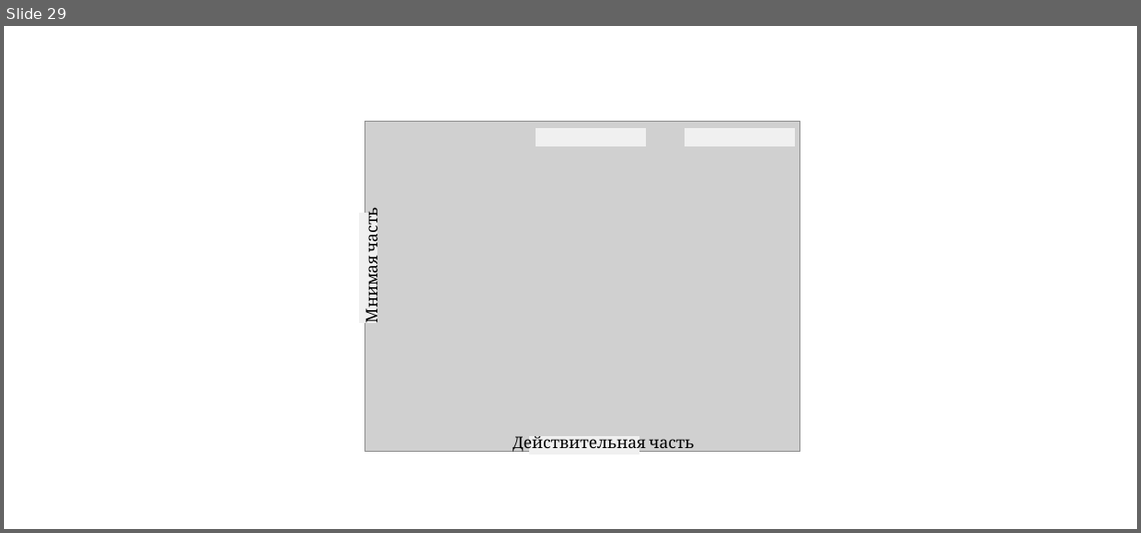
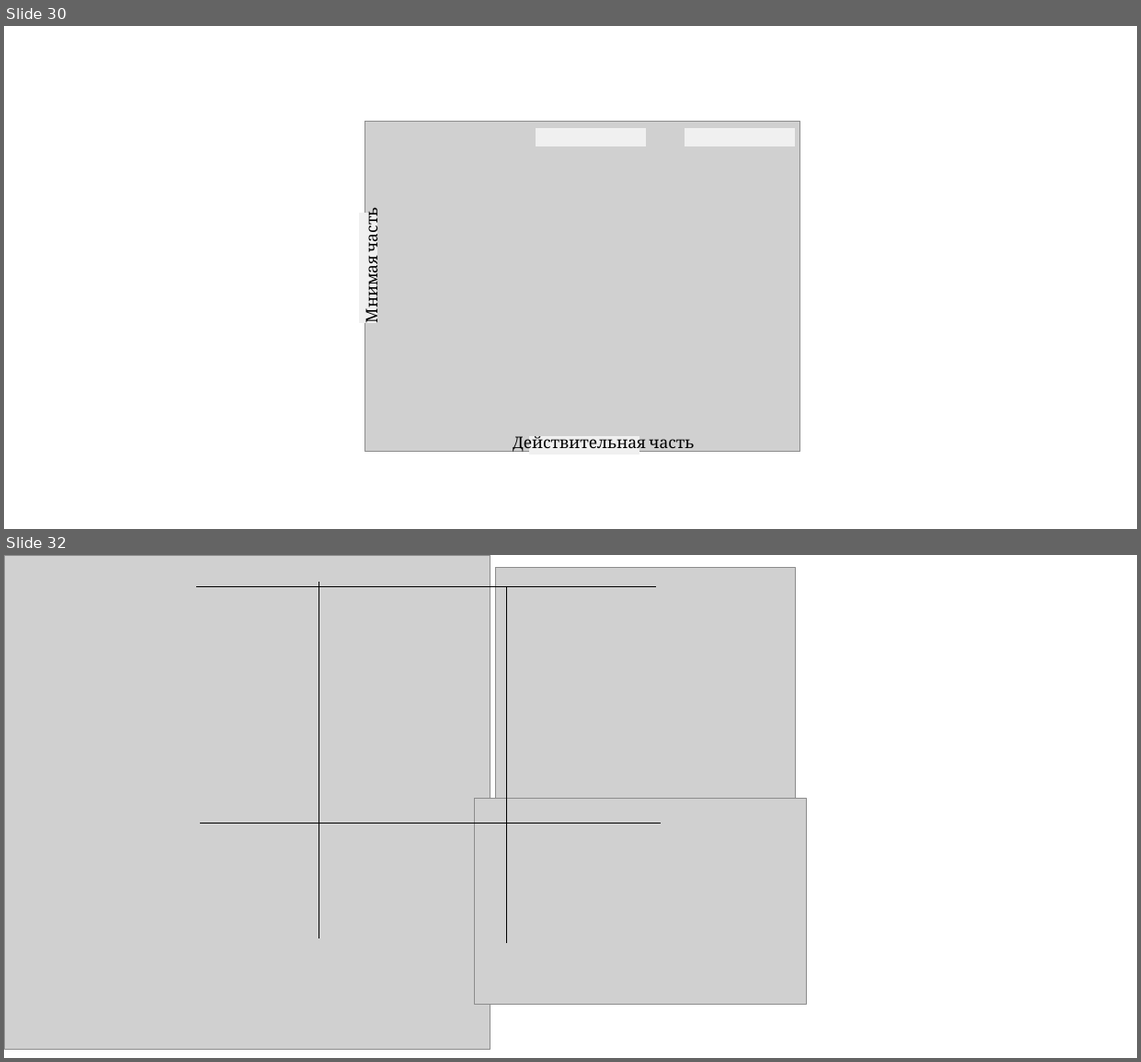
Before and after one commit to orku/graduation_work, a slide deck: txt/schemes.pptx. Shown one above the other, each under a label of ours: slide 29 before the commit, slides 30 and 32 after it; the slides between them are not shown. The pictures are 1141x533 and 1141x1062 pixels, drawn with LibreOffice and Linux fonts; fonts in the diff are those of the drawing; grey boxes stand for pictures. Boxes give left, top, right and bottom in pixels: in the first picture for what was removed or moved away, otherwise in the second. Text is boxed around its words. In the diff, an @@ line names an element or a change of style, - is before the commit and + after.

```diff
--- a/txt/schemes.pptx
+++ b/txt/schemes.pptx
@@ slide 32 added at <box>4,555,1137,1058</box>, background #FFFFFF @@
@@ picture added at <box>4,555,491,1049</box> @@
@@ line added from (319, 939) to (319, 582), #000000 0.5 pt @@
@@ picture added at <box>495,568,795,802</box> @@
@@ line added from (655, 586) to (196, 586), #000000 0.5 pt @@
@@ line added from (506, 943) to (506, 586), #000000 0.5 pt @@
@@ picture added at <box>474,799,806,1004</box> @@
@@ line added from (660, 823) to (200, 823), #000000 0.5 pt @@
@@ what was slide 29 is now slide 30 @@
```
Also in this commit, not shown: 2 slides changed, 3 other slides added, 26 other files.
